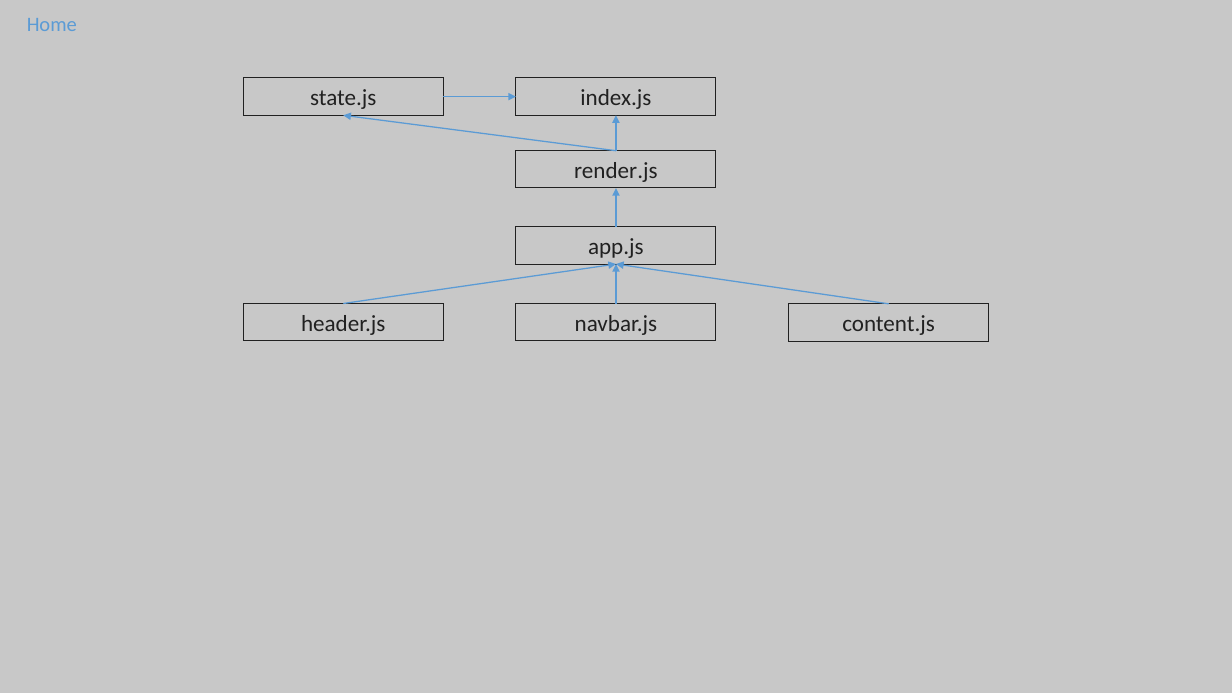
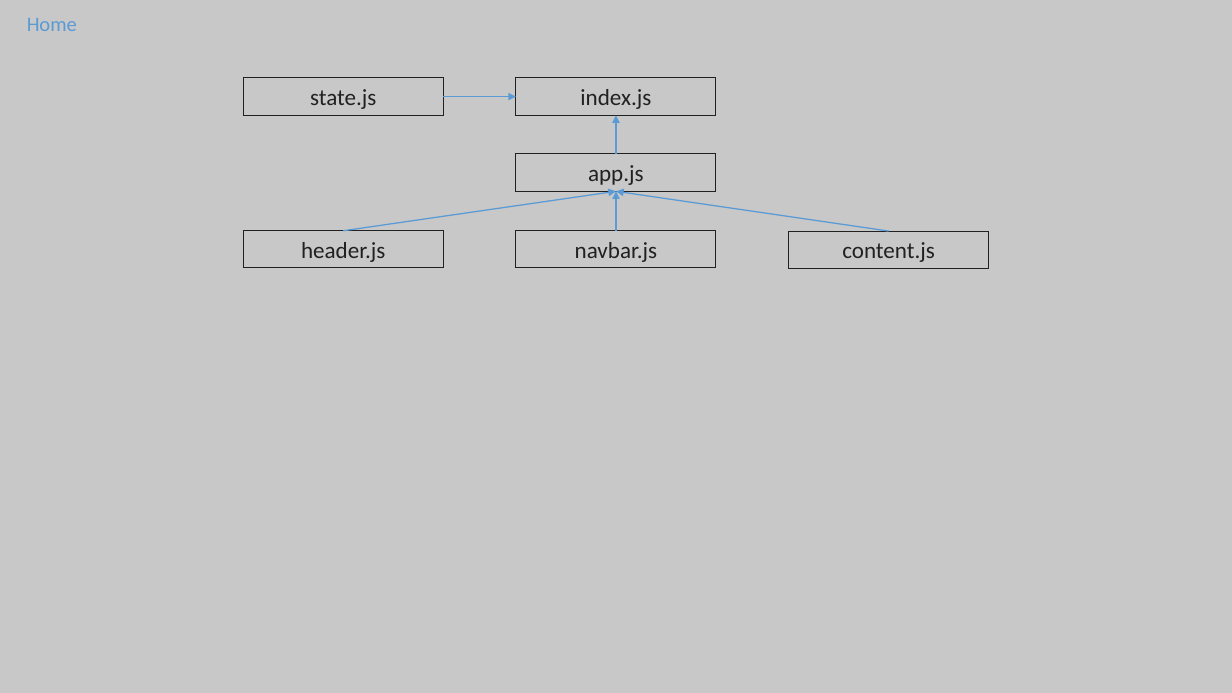
Before and after one commit to Mikayel-Saroy/Social-Network, a slide deck: slide 1 of src/assets/social-network.pptx. Drawn at 1232x693 pixels with LibreOffice and Linux fonts; fonts in the diff are those of the drawing. Boxes give left, top, right and bottom in pixels: in the first picture for what was removed or moved away, otherwise in the second. Text is boxed around its words. In the diff, an @@ line names an element or a change of style, - is before the commit and + after.

```diff
--- a/src/assets/social-network.pptx
+++ b/src/assets/social-network.pptx
@@ arrow removed from (616, 151) to (344, 116) @@
@@ 4 arrows, 1 rectangle: place and size @@
-4 arrows, 1 rectangle at <box>344,189,990,341</box>
+4 arrows, 1 rectangle at <box>344,116,990,268</box>
@@ arrow removed from (616, 151) to (616, 116) @@
@@ rectangle removed at <box>516,151,716,188</box> @@
-render.js
@@ 3 rectangles: place and size @@
-3 rectangles at <box>243,226,716,340</box>
+3 rectangles at <box>243,154,716,268</box>
```
Also in this commit, not shown: 6 other files.
